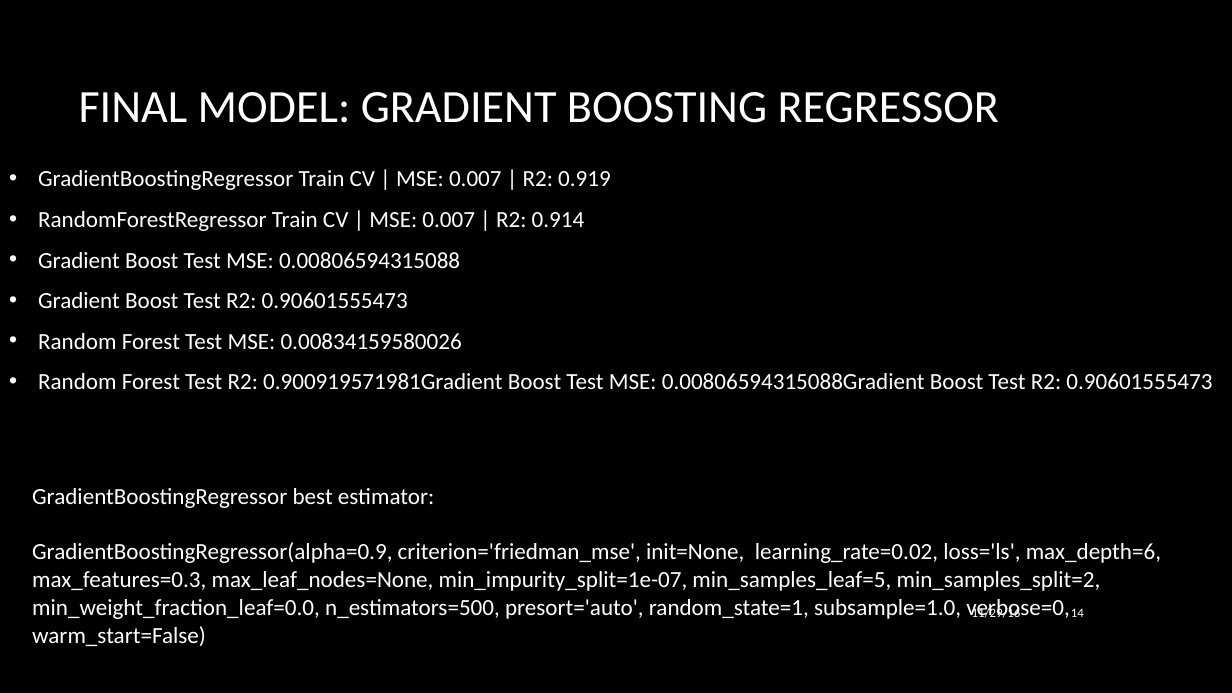
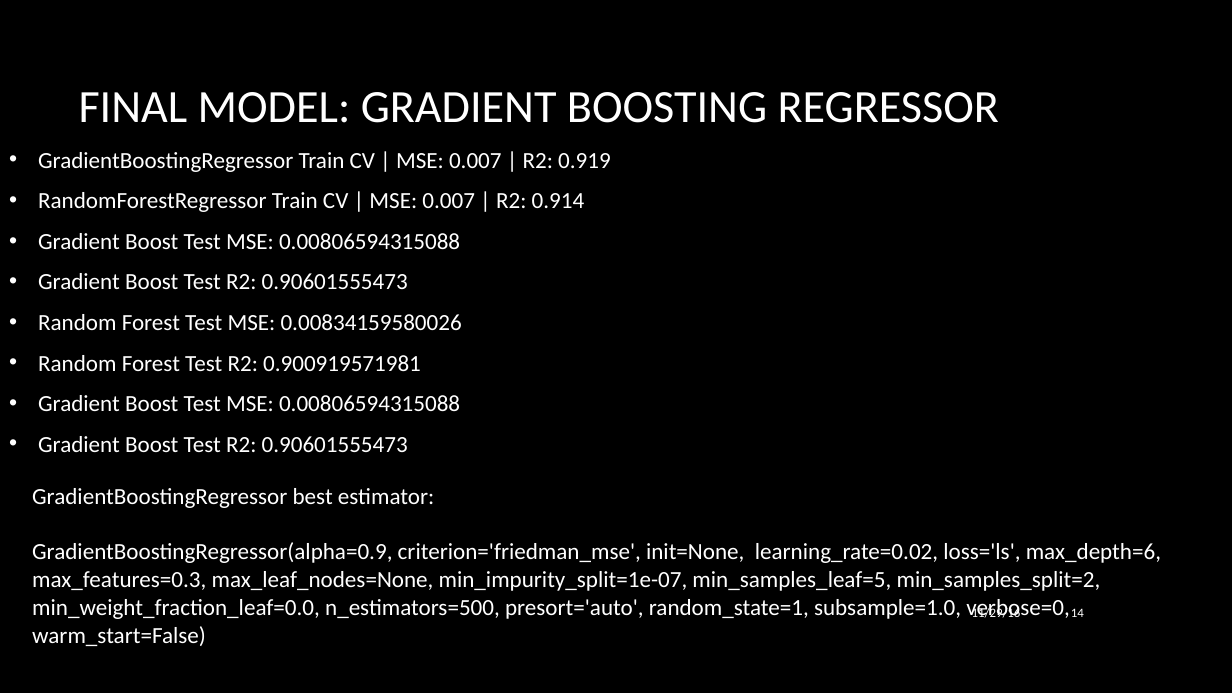
Before and after one commit to drakulic/Capstone, a slide deck: slide 14 of George Drakulic Presentation.pptx. Drawn at 1232x693 pixels with LibreOffice and Linux fonts; fonts in the diff are those of the drawing; background and template pictures are left out. Boxes give left, top, right and bottom in pixels: in the first picture for what was removed or moved away, otherwise in the second. Text is boxed around its words. In the diff, an @@ line names an element or a change of style, - is before the commit and + after.

```diff
--- a/George Drakulic Presentation.pptx
+++ b/George Drakulic Presentation.pptx
@@ text at (38, 355, 460, 452): text changed @@
-• Random Forest Test R2: 0.900919571981Gradient Boost Test MSE: 0.00806594315088Gradient Boost Test R2: 0.90601555473
+• Random Forest Test R2: 0.900919571981
+• Gradient Boost Test MSE: 0.00806594315088
+• Gradient Boost Test R2: 0.90601555473
```
Also in this commit, not shown: 7 other slides changed, 30 other files.
